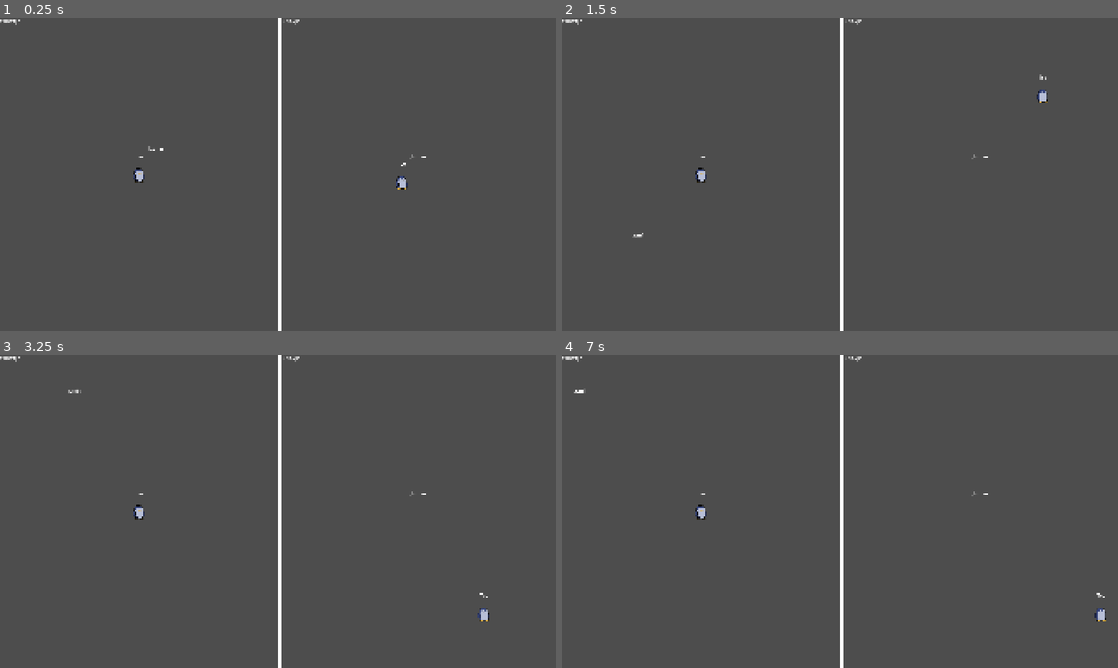
Above: before the commit, frames 1-4 (two rows, left to right).
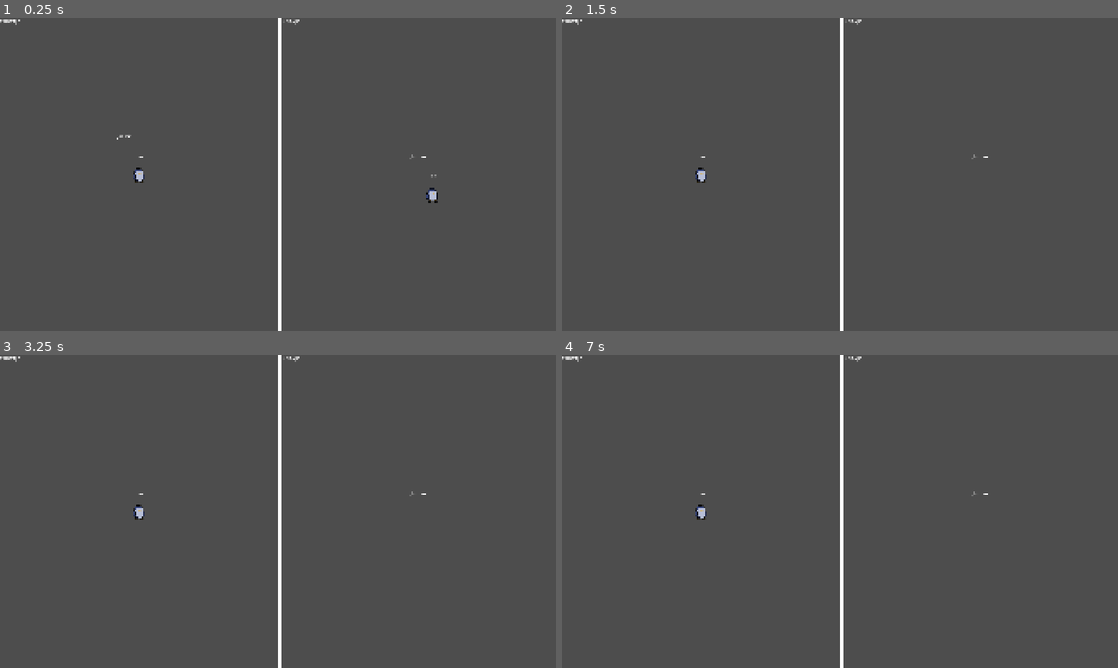
Above: after the commit, the same moments.

Repository: TeoSapo/InsanePenguins
Game: Godot game, scene res://Principal.tscn
The game is run twice, just before and just after one commit, with the same random seed, the same clock (stepped at 60 frames per second) and the same inputs.
Inputs:
- Up to frame 1 (0.25 s): no input
- Up to frame 2 (1.5 s): hold D (p1RIGHT) from 0.53 s (still down); tap Left (p2LEFT) at 0.6 s; tap W (p1UP) at 0.77 s; tap Right (p2RIGHT) at 1.35 s
- Up to frame 3 (3.25 s): tap W (p1UP) at 1.52, 3.02 s; release D (p1RIGHT) at 2.03 s; hold A (p1LEFT) 2.03-2.78 s; tap Up (p2UP) at 2.1 s; tap Enter at 2.75 s; hold D (p1RIGHT) from 2.78 s (still down); tap Left (p2LEFT) at 2.85 s
- Up to frame 4 (7 s): tap Right (p2RIGHT) at 3.6, 5.85 s; tap W (p1UP) at 3.77, 4.52, 6.02, 6.77 s; tap Space at 4.25, 5.75 s; release D (p1RIGHT) at 4.28 s; hold A (p1LEFT) 4.28-5.03 s; tap Up (p2UP) at 4.35, 6.6 s; tap Enter at 5, 6.5 s; hold D (p1RIGHT) 5.03-5.78 s; tap Left (p2LEFT) at 5.1 s; hold A (p1LEFT) from 5.78 s (still down)

The runs differ from the first frame. In frame 1, 0.2% of the frame differs, in the area x 21-79%, y 37-60%; in frame 2, 0.1%; in frame 3, 0.1%; in frame 4, 0.1%.

Commit message:
Update Principal.tscn

Diff:
--- a/Principal.tscn
+++ b/Principal.tscn
@@ -76,7 +76,7 @@
 render_target_update_mode = 4
 
 [node name="Player1" parent="HBoxContainer/VentanaP1/SubViewport" unique_id=245024439 instance=ExtResource("2_4to2k")]
-position = Vector2(364, 561)
+position = Vector2(469, 622)
 nombre = "Teo"
 colorvisible = Color(0.9550045, 1.3284087e-05, 0.63187075, 1)
 
